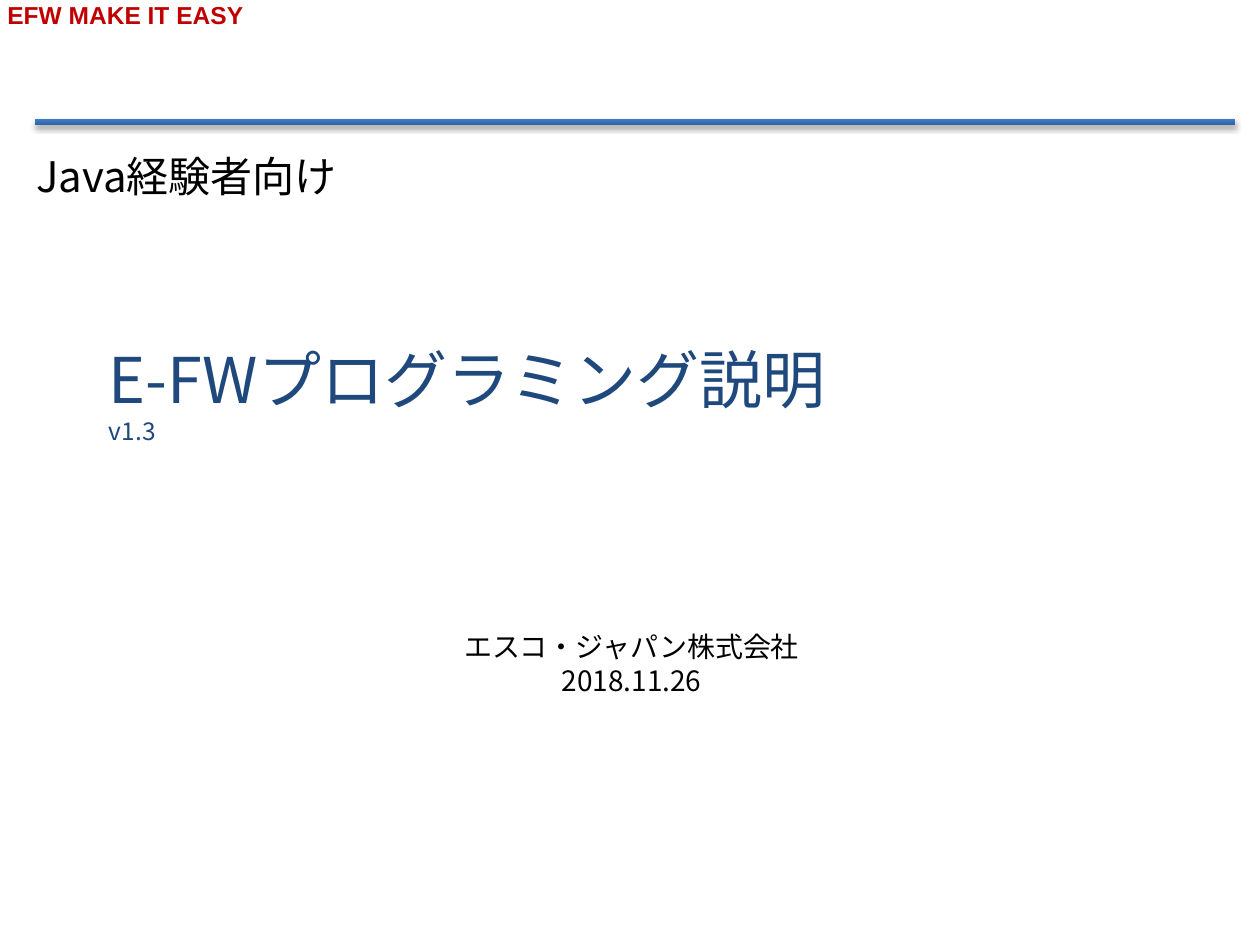
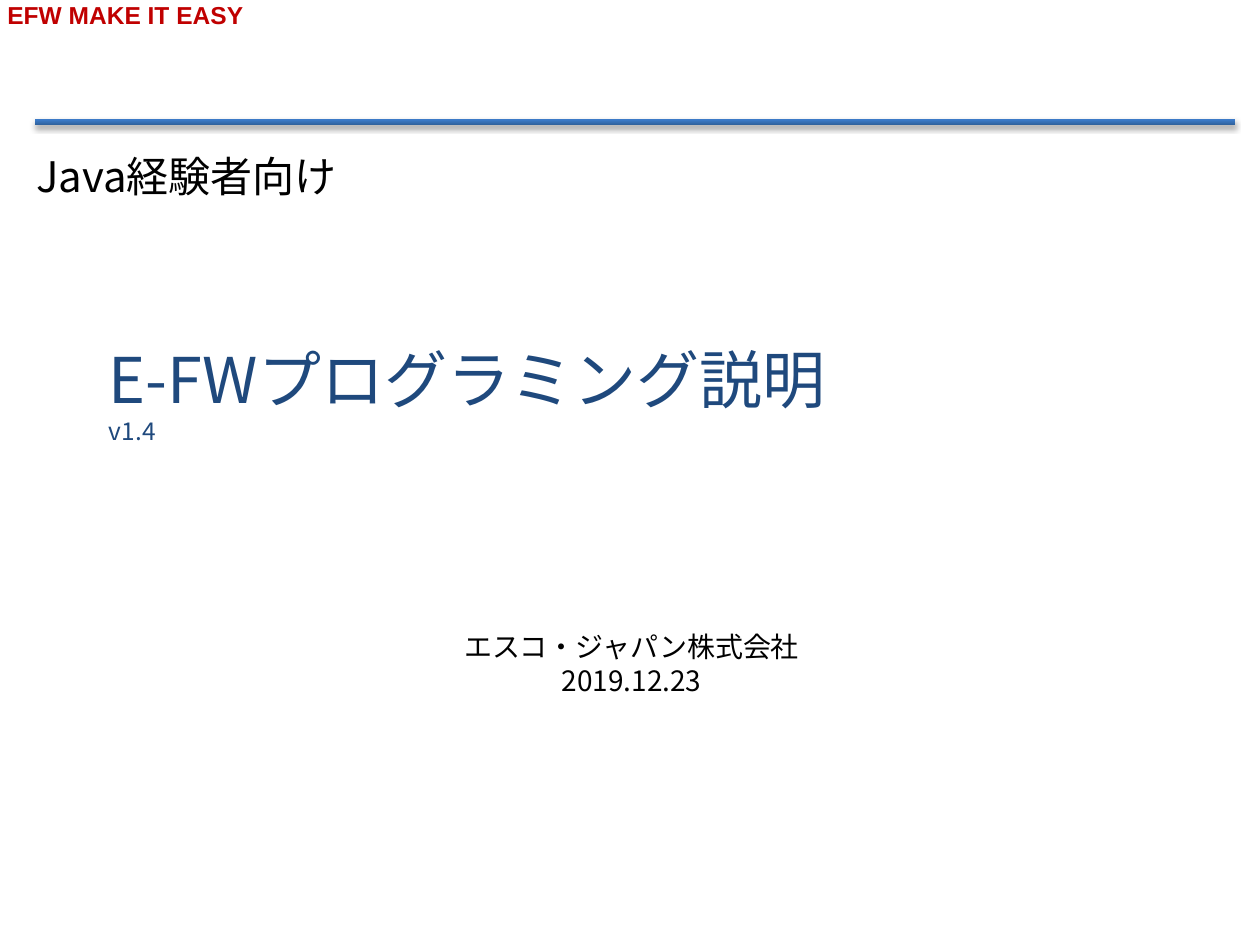
Before and after one commit to efwGrp/efw4_online_ppt, a slide deck: slide 1 of EFWプログラミングv1.3.pptx. Drawn at 1260x945 pixels with LibreOffice and Linux fonts; fonts in the diff are those of the drawing; background and template pictures are left out. Boxes give left, top, right and bottom in pixels: in the first picture for what was removed or moved away, otherwise in the second. Text is boxed around its words. In the diff, an @@ line names an element or a change of style, - is before the commit and + after.

```diff
--- a/EFWプログラミングv1.3.pptx
+++ b/EFWプログラミングv1.3.pptx
@@ title at (109,350,825,441): text changed @@
-E-FWプログラミング説明
-v1.3
+E-FWプログラミング説明
+v1.4
@@ text at (562,670,701,692): text changed @@
-2018.11.26
+2019.12.23
```
Also in this commit, not shown: 2 other slides changed, 58 other files.
